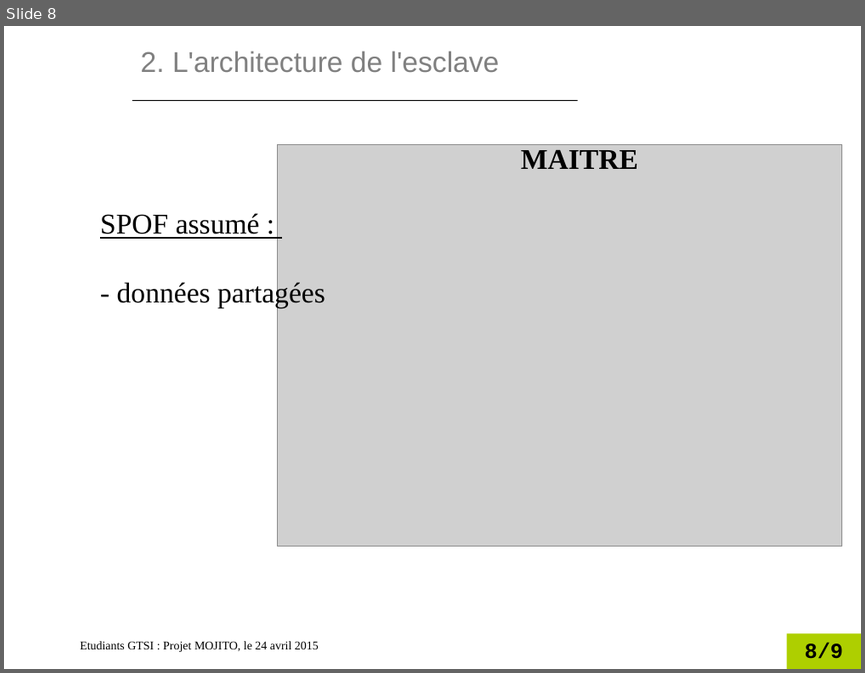
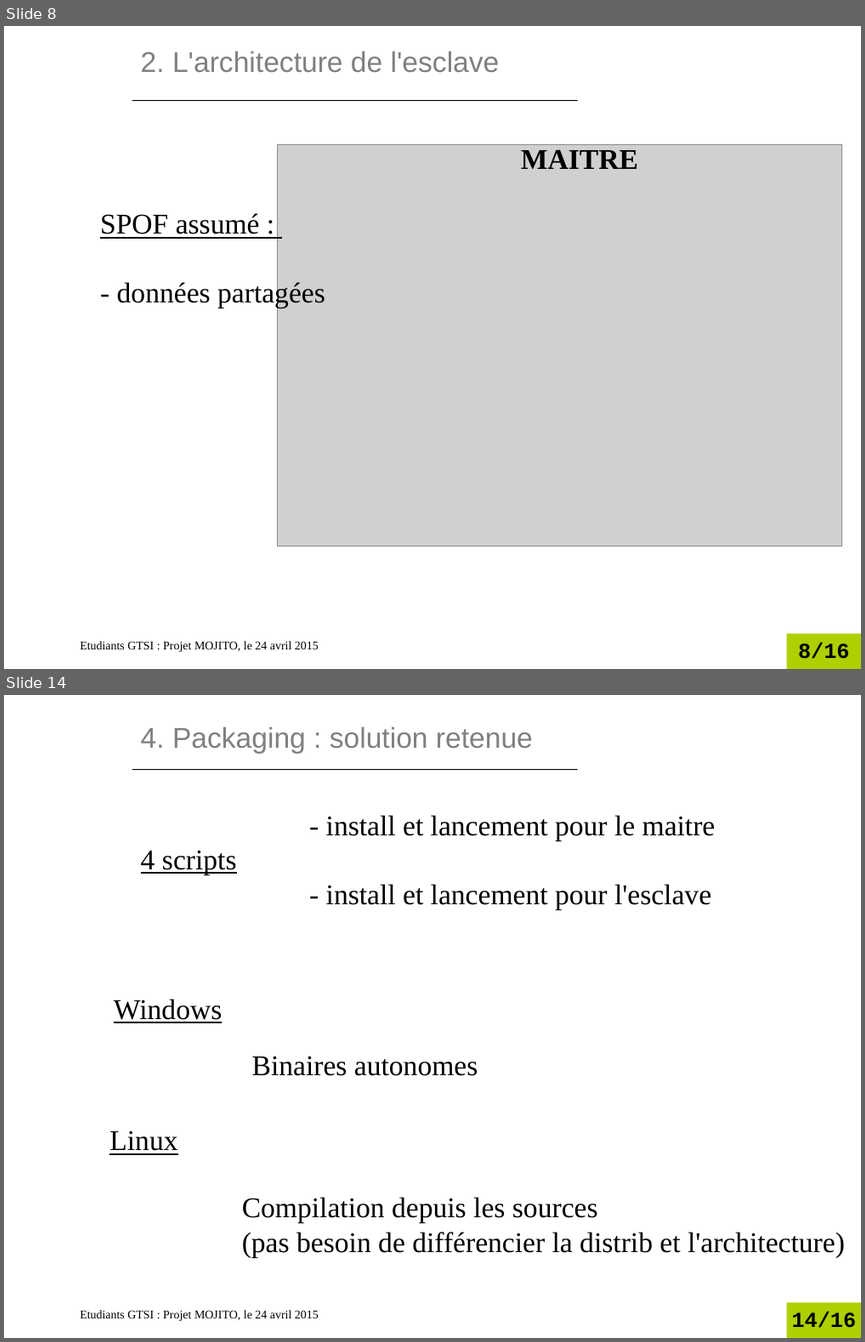
Before and after one commit to Nomelihp/Opium, a slide deck: doc/diaporama/Presentation_2404.odp. Shown one above the other, each under a label of ours: slide 8 before the commit, slides 8 and 14 after it; the slides between them are not shown. The pictures are 865x673 and 865x1342 pixels, drawn with LibreOffice and Linux fonts; fonts in the diff are those of the drawing; grey boxes stand for pictures; background and template pictures are left out. Boxes give left, top, right and bottom in pixels: in the first picture for what was removed or moved away, otherwise in the second. Text is boxed around its words. In the diff, an @@ line names an element or a change of style, - is before the commit and + after.

```diff
--- a/doc/diaporama/Presentation_2404.odp
+++ b/doc/diaporama/Presentation_2404.odp
@@ slide 14 added at bbox=[4, 695, 861, 1338], background picture (left out); not listed: 2 template elements that a slide beside it also shows @@
@@ title added at bbox=[141, 726, 533, 754], 24 pt, text #808080 @@
+4. Packaging : solution retenue
@@ line added from (132, 770) to (577, 770), #000000 0.74 pt @@
@@ text added at bbox=[326, 815, 715, 909], 24 pt, text #000000 @@
+- install et lancement pour le maitre
+- install et lancement pour l'esclave
@@ text added at bbox=[141, 850, 237, 874], 24 pt, text #000000, underline @@
+4 scripts
@@ text added at bbox=[114, 998, 222, 1023], 24 pt, text #000000, underline @@
+Windows
@@ text added at bbox=[252, 1055, 478, 1076], 24 pt, text #000000 @@
+Binaires autonomes
@@ text added at bbox=[109, 1130, 177, 1155], 24 pt, text #000000, underline @@
+Linux
@@ text added at bbox=[242, 1197, 845, 1257], 24 pt, text #000000 @@
+Compilation depuis les sources
+(pas besoin de différencier la distrib et l'architecture)
@@ page number at bbox=[798, 641, 849, 658]: text changed @@
-8/9
+8/16
```
Also in this commit, not shown: 1 slide changed, 6 other slides added, 3 other files.
